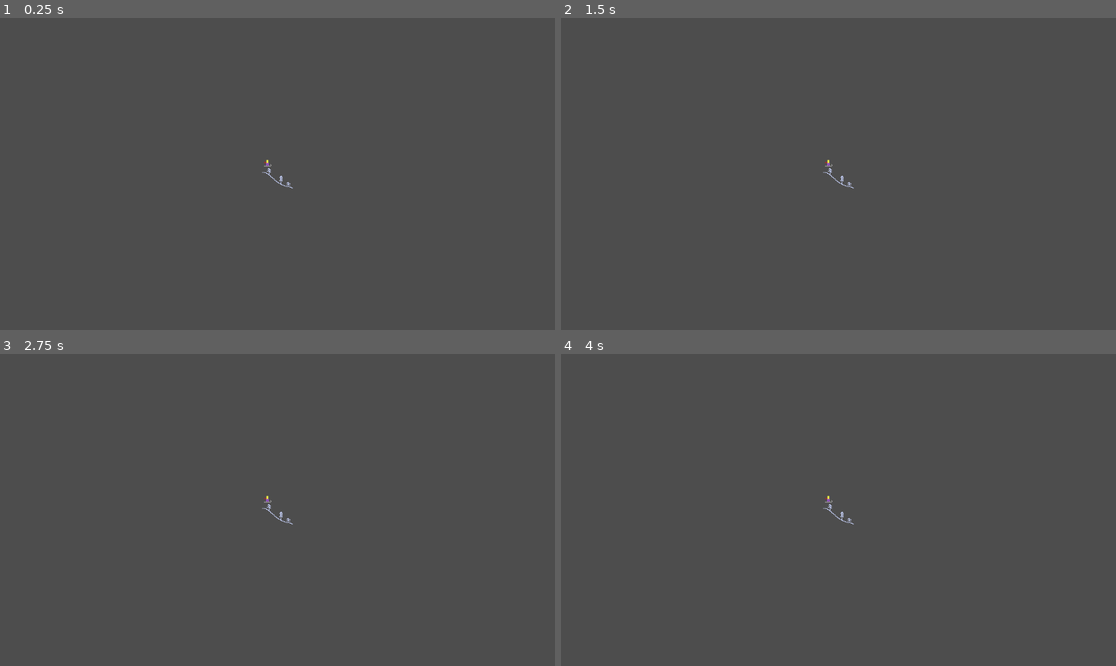
Above: before the commit, frames 1-4 (two rows, left to right).
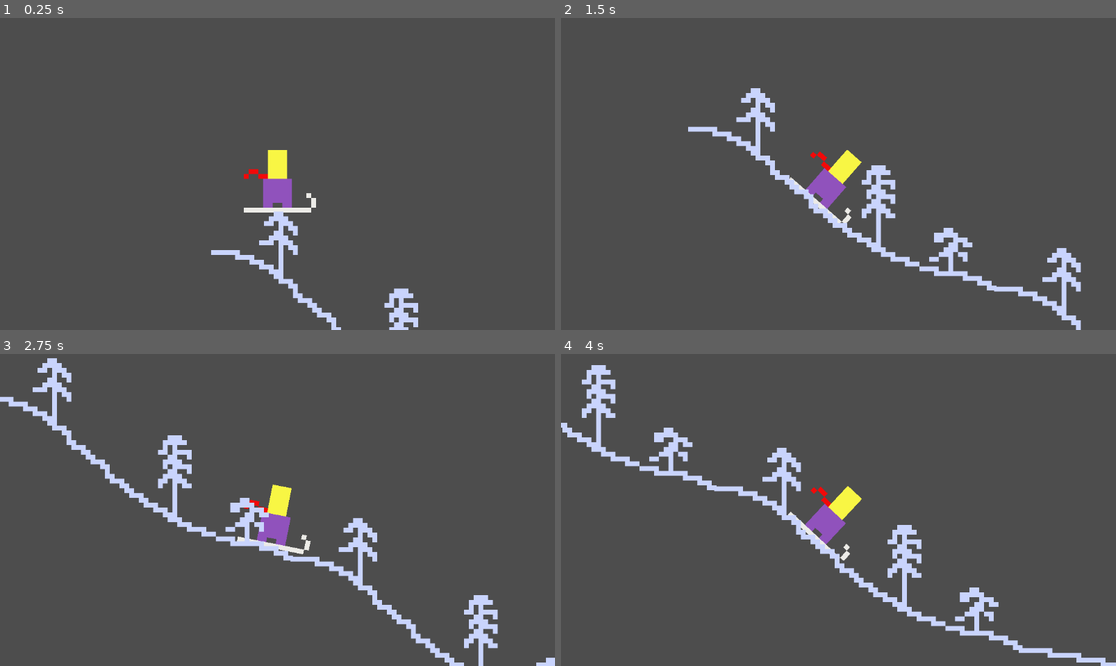
Above: after the commit, the same moments.

Repository: martindzejky/powder-panic
Game: Godot game, scene res://main.tscn
The game is run twice, just before and just after one commit, with the same random seed, the same clock (stepped at 60 frames per second) and the same inputs.
Inputs:
- Up to frame 1 (0.25 s): no input
- Up to frame 2 (1.5 s): no input
- Up to frame 3 (2.75 s): no input
- Up to frame 4 (4 s): no input

The runs differ from the first frame. In frame 1, 2.7% of the frame differs, in the area x 38-76%, y 42-100%; in frame 2, 5.0%; in frame 3, 6.0%; in frame 4, 6.2%, in the area x 0-100%, y 3-100%.

Commit message:
first physics implementation

Diff:
--- a/main.tscn
+++ b/main.tscn
@@ -1,23 +1,48 @@
-[gd_scene load_steps=3 format=3 uid="uid://1fwepvgqwsjn"]
+[gd_scene load_steps=6 format=3 uid="uid://1fwepvgqwsjn"]
 
 [ext_resource type="Texture2D" uid="uid://b3chs5lc3b2n2" path="res://sprites/player.png" id="1_0xm2m"]
-[ext_resource type="Texture2D" uid="uid://dbhrmnh24aq8x" path="res://sprites/chunk.png" id="1_ig7tw"]
+[ext_resource type="Script" uid="uid://bs5idmatsi0di" path="res://objects/player.gd" id="1_h2yge"]
+[ext_resource type="PackedScene" uid="uid://b2os2qd2kiwug" path="res://objects/chunk.tscn" id="3_h2yge"]
+[ext_resource type="PackedScene" uid="uid://dewnuadhhor10" path="res://objects/chunk2.tscn" id="4_1bvp3"]
+
+[sub_resource type="CircleShape2D" id="CircleShape2D_0xm2m"]
+radius = 80.0
 
 [node name="main" type="Node2D"]
 
-[node name="Camera2D" type="Camera2D" parent="."]
-
-[node name="player" type="CharacterBody2D" parent="."]
+[node name="player" type="CharacterBody2D" parent="." node_paths=PackedStringArray("sprite")]
+position = Vector2(-182, -231)
+collision_layer = 0
+floor_stop_on_slope = false
+floor_max_angle = 1.0472
+script = ExtResource("1_h2yge")
+sprite = NodePath("sprite")
 
 [node name="sprite" type="Sprite2D" parent="player"]
-position = Vector2(-21, -24)
+scale = Vector2(10, 10)
 texture = ExtResource("1_0xm2m")
 
-[node name="chunk" type="Node2D" parent="."]
+[node name="shape" type="CollisionShape2D" parent="player"]
+shape = SubResource("CircleShape2D_0xm2m")
 
-[node name="sprite" type="Sprite2D" parent="chunk"]
-texture = ExtResource("1_ig7tw")
+[node name="camera" type="Camera2D" parent="player"]
 
-[node name="body" type="StaticBody2D" parent="chunk"]
+[node name="chunk" parent="." instance=ExtResource("3_h2yge")]
 
-[node name="shape" type="CollisionPolygon2D" parent="chunk/body"]
+[node name="chunk2" parent="." instance=ExtResource("3_h2yge")]
+position = Vector2(635, 332)
+
+[node name="chunk7" parent="." instance=ExtResource("3_h2yge")]
+position = Vector2(6005, 2294)
+
+[node name="chunk4" parent="." instance=ExtResource("3_h2yge")]
+position = Vector2(2540, 839)
+
+[node name="chunk3" parent="." instance=ExtResource("4_1bvp3")]
+position = Vector2(1587, 648)
+
+[node name="chunk5" parent="." instance=ExtResource("4_1bvp3")]
+position = Vector2(3777, 1929)
+
+[node name="chunk6" parent="." instance=ExtResource("4_1bvp3")]
+position = Vector2(5049, 2100)
--- /dev/null
+++ b/objects/chunk.tscn
@@ -0,0 +1,15 @@
+[gd_scene load_steps=2 format=3 uid="uid://b2os2qd2kiwug"]
+
+[ext_resource type="Texture2D" uid="uid://dbhrmnh24aq8x" path="res://sprites/chunk.png" id="1_i74ng"]
+
+[node name="chunk" type="Node2D"]
+
+[node name="sprite" type="Sprite2D" parent="."]
+scale = Vector2(10, 10)
+texture = ExtResource("1_i74ng")
+
+[node name="body" type="StaticBody2D" parent="."]
+
+[node name="shape" type="CollisionPolygon2D" parent="body"]
+position = Vector2(0, -1)
+polygon = PackedVector2Array(-318, -35, -245, -25, -174, 15, -99, 85, -27, 148, 51, 200, 134, 240, 192, 259, 268, 274, 316, 299, 241, 364, -243, 352)
--- /dev/null
+++ b/objects/chunk2.tscn
@@ -0,0 +1,15 @@
+[gd_scene load_steps=2 format=3 uid="uid://dewnuadhhor10"]
+
+[ext_resource type="Texture2D" uid="uid://b4004jrsihniv" path="res://sprites/chunk2.png" id="1_bdmvd"]
+
+[node name="chunk" type="Node2D"]
+
+[node name="sprite" type="Sprite2D" parent="."]
+scale = Vector2(10, 10)
+texture = ExtResource("1_bdmvd")
+
+[node name="body" type="StaticBody2D" parent="."]
+
+[node name="shape" type="CollisionPolygon2D" parent="body"]
+position = Vector2(0, -1)
+polygon = PackedVector2Array(-636, -12, -530, -6, -264, 56, -144, 75, -63, 65, 62, 46, 203, 66, 637, 159, 563, 414, -565, 383)
--- /dev/null
+++ b/objects/player.gd
@@ -0,0 +1,45 @@
+extends CharacterBody2D
+
+@export var forward_speed = 300.0
+@export var gravity = 1000.0
+@export var max_fall_speed = 1000.0
+@export var slope_snap_force = 200.0     # Force pushing player onto slopes
+@export var max_slope_angle = 60.0
+
+@export var sprite: Sprite2D
+
+var slope_normal = Vector2.UP
+var last_safe_normal = Vector2.UP
+
+func _physics_process(delta):
+  if is_on_floor():
+    # Check if slope is too steep
+    var slope_angle = abs(rad_to_deg(slope_normal.angle_to(Vector2.UP)))
+    if slope_angle > max_slope_angle:
+      # Too steep! Treat as air
+      velocity.y += gravity * delta
+      velocity.y = min(velocity.y, max_fall_speed)
+      # Launch in a direction based on last good slope
+      velocity = velocity.slide(last_safe_normal)
+    else:
+      # Safe slope, remember it
+      last_safe_normal = slope_normal
+      # Normal ground movement
+      var desired_velocity = Vector2.RIGHT * forward_speed
+      desired_velocity = desired_velocity.slide(slope_normal)
+      desired_velocity += slope_normal * -slope_snap_force
+      velocity = desired_velocity
+
+  else:
+    # In air - keep horizontal momentum and apply gravity
+    velocity.y += gravity * delta
+    velocity.y = min(velocity.y, max_fall_speed)
+
+  move_and_slide()
+
+  if is_on_floor():
+    # Store the new slope normal if we're on ground
+    slope_normal = get_floor_normal()
+
+    # Rotate the sprite to match the slope
+    sprite.rotation = slope_normal.angle() + PI / 2
--- a/project.godot
+++ b/project.godot
@@ -18,6 +18,10 @@
 boot_splash/use_filter=false
 config/icon="res://icon.svg"
 
+[layer_names]
+
+2d_physics/layer_1="slope"
+
 [rendering]
 
 textures/canvas_textures/default_texture_filter=0
Not shown, added: objects/player.gd.uid
Binary file added: sprites/chunk2.aseprite
Binary file added: sprites/chunk2.png
Not shown, added: sprites/chunk2.png.import
Not shown, changed: .gitignore
